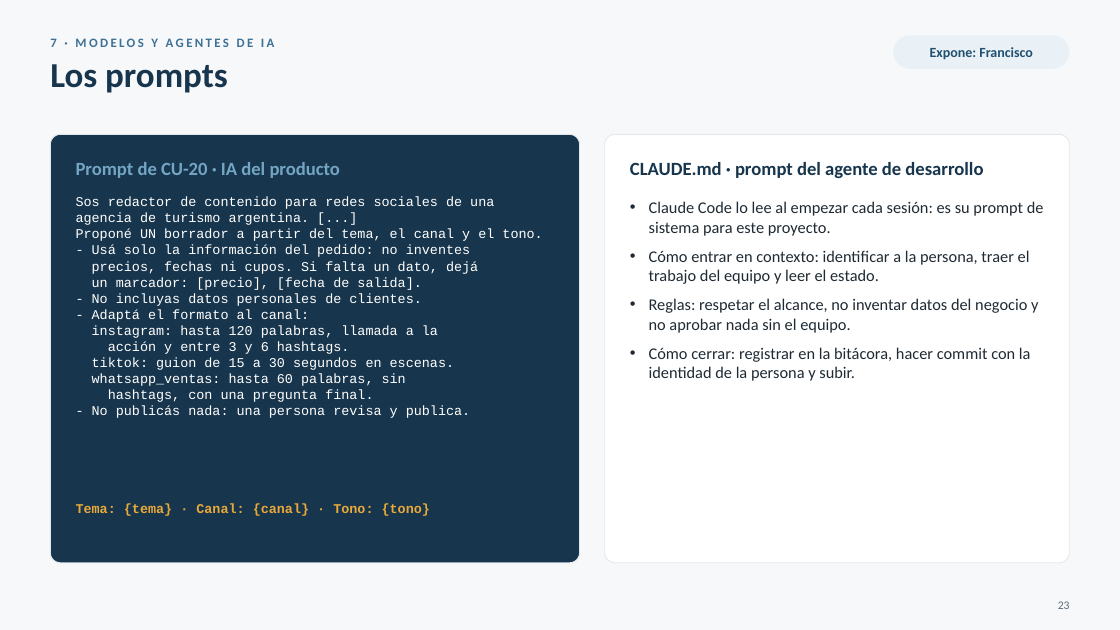
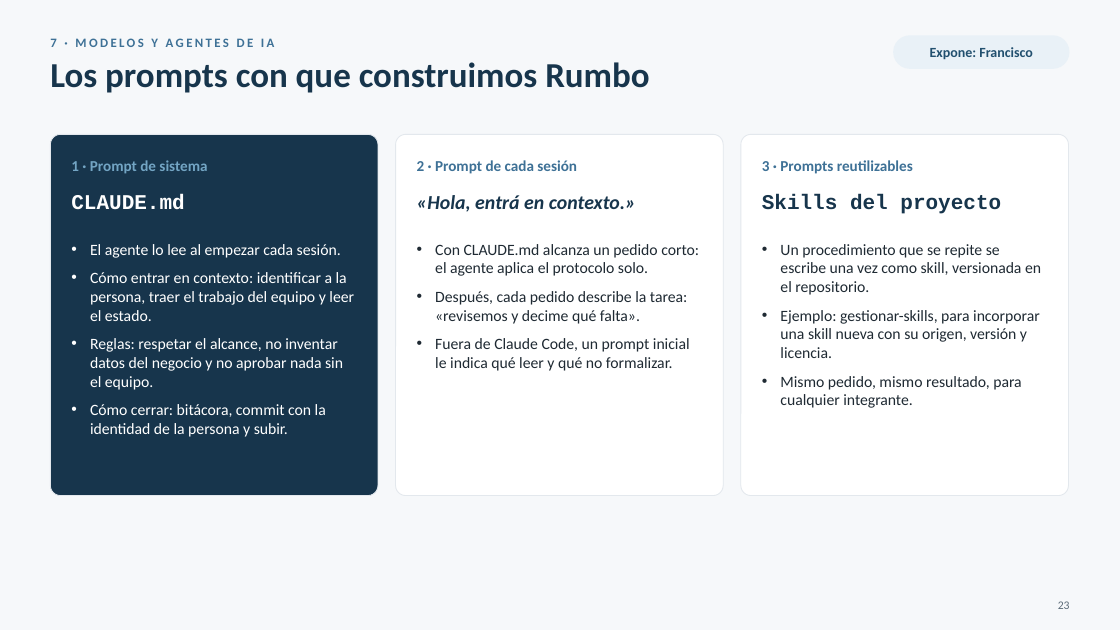
Before and after one commit to FranLuciano04/Vault-Rumbo, a slide deck: slide 23 of 07-Entregables/PC1/Rumbo — PC1 (presentación).pptx. Drawn at 1120x630 pixels with LibreOffice and Linux fonts; fonts in the diff are those of the drawing. Boxes give left, top, right and bottom in pixels: in the first picture for what was removed or moved away, otherwise in the second. Text is boxed around its words. In the diff, an @@ line names an element or a change of style, - is before the commit and + after.

```diff
--- a/07-Entregables/PC1/Rumbo — PC1 (presentación).pptx
+++ b/07-Entregables/PC1/Rumbo — PC1 (presentación).pptx
@@ text at (50, 62, 649, 93): text changed @@
-Los prompts
+Los prompts con que construimos Rumbo
@@ rounded rectangle: place and size @@
-rounded rectangle at (50, 134, 580, 563)
+rounded rectangle at (50, 134, 378, 496)
@@ rounded rectangle at (50, 134, 378, 496): proportions changed @@
@@ rounded rectangle at (396, 134, 723, 496): proportions changed @@
@@ rounded rectangle: place and size @@
-rounded rectangle at (605, 134, 1070, 563)
+rounded rectangle at (396, 134, 723, 496)
@@ rounded rectangle added at (741, 134, 1069, 496), fill #FFFFFF, outline #E3E8ED 0.75 pt @@
@@ text at (71, 160, 207, 174): text changed; size 16 to 13 pt @@
-Prompt de CU-20 · IA del producto
+1 · Prompt de sistema
@@ text at (417, 160, 577, 174): text changed; size 16 to 13 pt; text colour #17354C to #3E7196 @@
-CLAUDE.md · prompt del agente de desarrollo
+2 · Prompt de cada sesión
@@ text added at (762, 160, 913, 174), 13 pt, text #3E7196, bold @@
+3 · Prompts reutilizables
@@ text added at (71, 194, 184, 209), 18 pt, text #FFFFFF, bold @@
+CLAUDE.md
@@ text removed at (76, 196, 542, 418) @@
-Sos redactor de contenido para redes sociales de una
-agencia de turismo argentina. [...]
-Proponé UN borrador a partir del tema, el canal y el tono.
-- Usá solo la información del pedido: no inventes
-precios, fechas ni cupos. Si falta un dato, dejá
-un marcador: [precio], [fecha de salida].
-- No incluyas datos personales de clientes.
-- Adaptá el formato al canal:
-instagram: hasta 120 palabras, llamada a la
-acción y entre 3 y 6 hashtags.
-tiktok: guion de 15 a 30 segundos en escenas.
-whatsapp_ventas: hasta 60 palabras, sin
-hashtags, con una pregunta final.
-- No publicás nada: una persona revisa y publica.
@@ text added at (417, 195, 636, 212), 17 pt, text #17354C, bold, italic @@
+«Hola, entrá en contexto.»
@@ text added at (762, 194, 1001, 214), 18 pt, text #17354C, bold @@
+Skills del proyecto
@@ text "El agente lo lee al ...": place and size @@
-text "El agente lo lee al ..." at (649, 201, 1044, 381)
+text "El agente lo lee al ..." at (90, 244, 354, 437)
@@ text at (90, 244, 341, 258): text changed; size 14 to 13.5 pt; text colour #1F2A33 to #FFFFFF @@
-• Claude Code lo lee al empezar cada sesión: es su prompt de sistema para este proyecto.
+• El agente lo lee al empezar cada sesión.
@@ text added at (435, 244, 699, 371), 13.5 pt, text #1F2A33 @@
+• Con CLAUDE.md alcanza un pedido corto: el agente aplica el protocolo solo.
+• Después, cada pedido describe la tarea: «revisemos y decime qué falta».
+• Fuera de Claude Code, un prompt inicial le indica qué leer y qué no formalizar.
@@ text added at (780, 244, 1041, 408), 13.5 pt, text #1F2A33 @@
+• Un procedimiento que se repite se escribe una vez como skill, versionada en el repositorio.
+• Ejemplo: gestionar-skills, para incorporar una skill nueva con su origen, versión y licencia.
+• Mismo pedido, mismo resultado, para cualquier integrante.
@@ text at (90, 272, 354, 390): size 14 to 13.5 pt, text colour #1F2A33 to #FFFFFF in "Cómo entrar en contexto: identificar a la ...", "Reglas: respetar el alcance, no inventar datos ..." @@
@@ text at (90, 404, 326, 437): text changed; size 14 to 13.5 pt; text colour #1F2A33 to #FFFFFF @@
-• Cómo cerrar: registrar en la bitácora, hacer commit con la identidad de la persona y subir.
+• Cómo cerrar: bitácora, commit con la identidad de la persona y subir.
@@ text removed at (76, 503, 430, 516) @@
-Tema: {tema} · Canal: {canal} · Tono: {tono}
```
Also in this commit, not shown: 15 other files.
